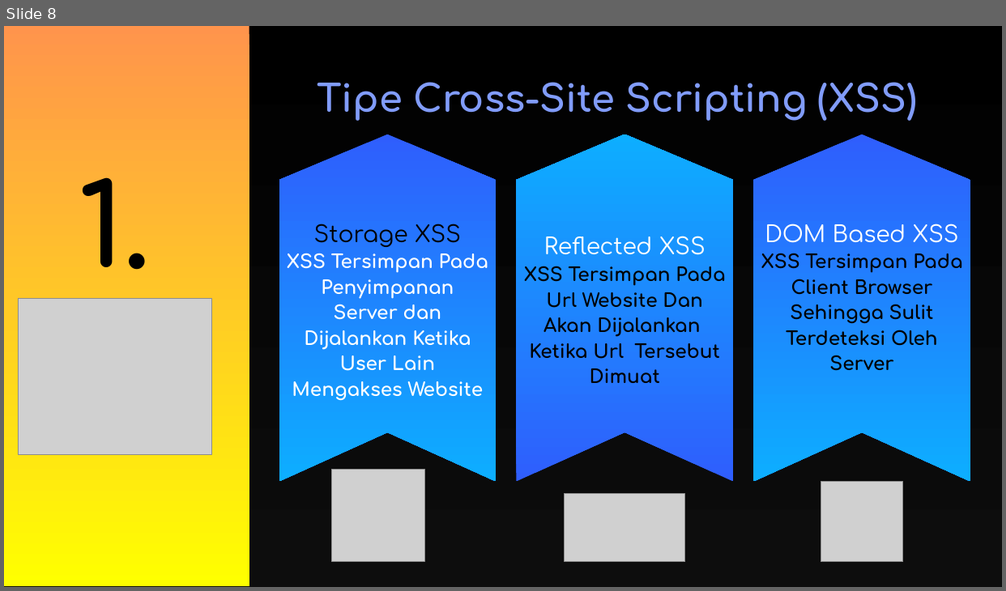
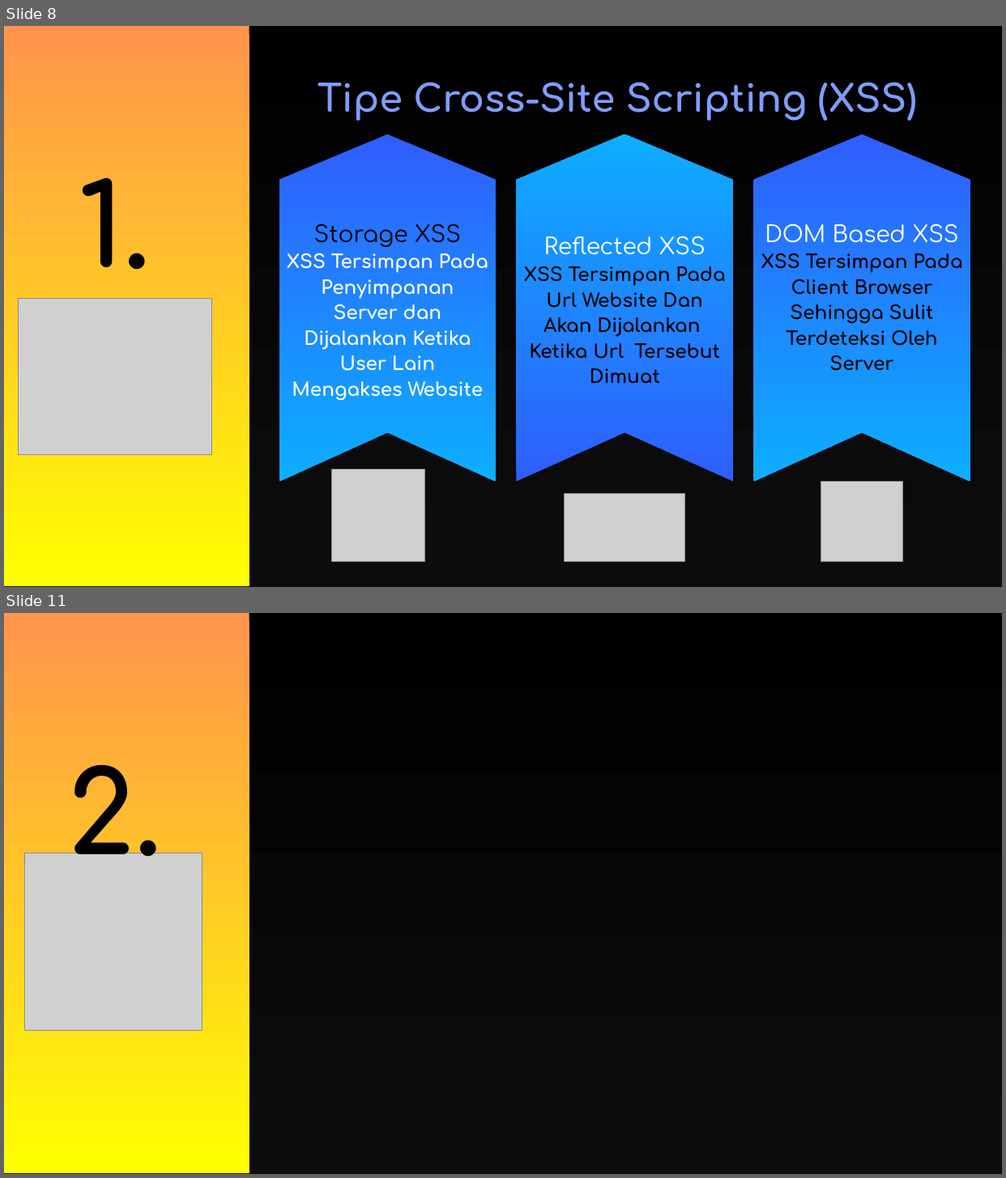
Before and after one commit to Fhreiz77/Watson-Scroll-Fesnuk-, a slide deck: John/PPT_Keamanan_Data.pptx. Shown one above the other, each under a label of ours: slide 8 before the commit, slides 8 and 11 after it; the slides between them are not shown. The pictures are 1006x591 and 1006x1178 pixels, drawn with LibreOffice and Linux fonts; fonts in the diff are those of the drawing; grey boxes stand for pictures; background and template pictures are left out. Boxes give left, top, right and bottom in pixels: in the first picture for what was removed or moved away, otherwise in the second. Text is boxed around its words. In the diff, an @@ line names an element or a change of style, - is before the commit and + after.

```diff
--- a/John/PPT_Keamanan_Data.pptx
+++ b/John/PPT_Keamanan_Data.pptx
@@ slide 11 added at [4, 613, 1002, 1174], background #FFFFFF @@
@@ pentagon arrow added at [4, 613, 1002, 1174], fill gradient #000000 to #0D0D0D @@
@@ rectangle added at [4, 613, 249, 1174], fill gradient #FF944C to #FFFF00 @@
@@ text added at [68, 764, 163, 880], 110 pt, text #000000, bold @@
+2.
@@ picture added at [24, 854, 202, 1031] @@
```
Also in this commit, not shown: 2 other slides added, 4 other files.
